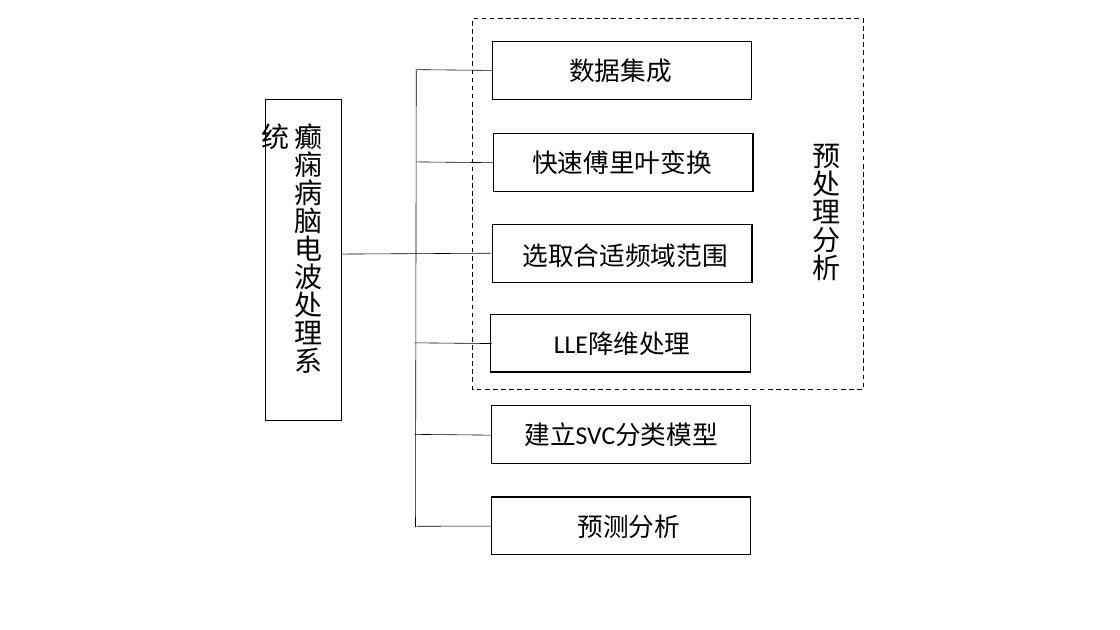
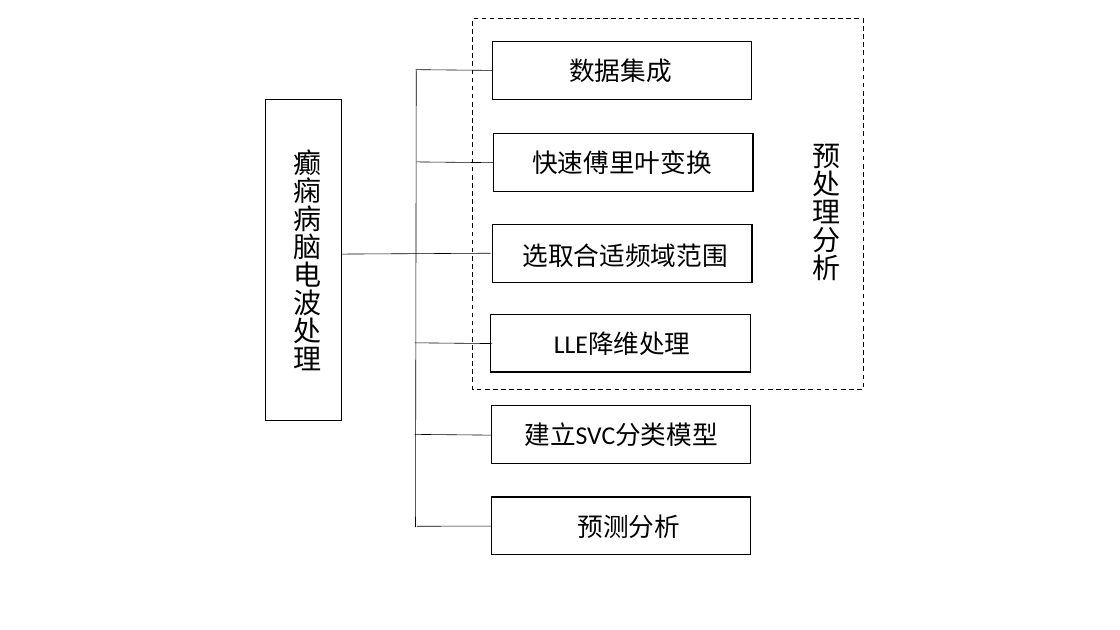
Before and after one commit to shinne/graduation, a slide deck: slide 36 of 毕设论文相关/我的相关/ppt/allPPT.pptx. Drawn at 1120x630 pixels with LibreOffice and Linux fonts; fonts in the diff are those of the drawing. Boxes give left, top, right and bottom in pixels: in the first picture for what was removed or moved away, otherwise in the second. Text is boxed around its words. In the diff, an @@ line names an element or a change of style, - is before the commit and + after.

Commit message:
0303最新版第五章系统整合

```diff
--- a/毕设论文相关/我的相关/ppt/allPPT.pptx
+++ b/毕设论文相关/我的相关/ppt/allPPT.pptx
@@ text at (x1=294, y1=149, x2=322, y2=371): text changed @@
-癫痫病脑电波处理系统
+癫痫病脑电波处理
```
Also in this commit, not shown: 1 other slide changed, 5 other files.
